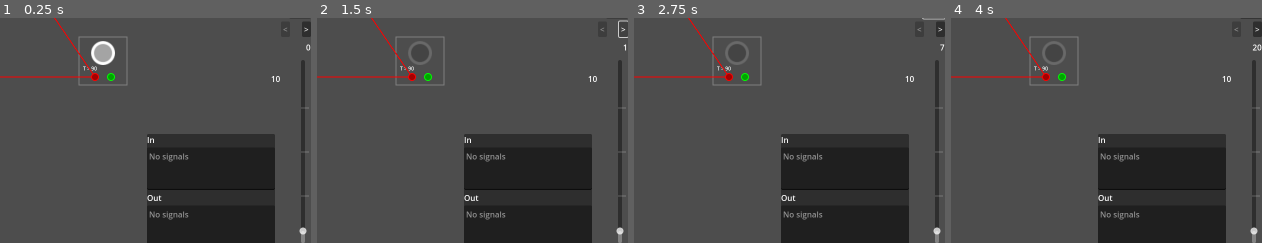
Above: before the commit, frames 1-4 (left to right).
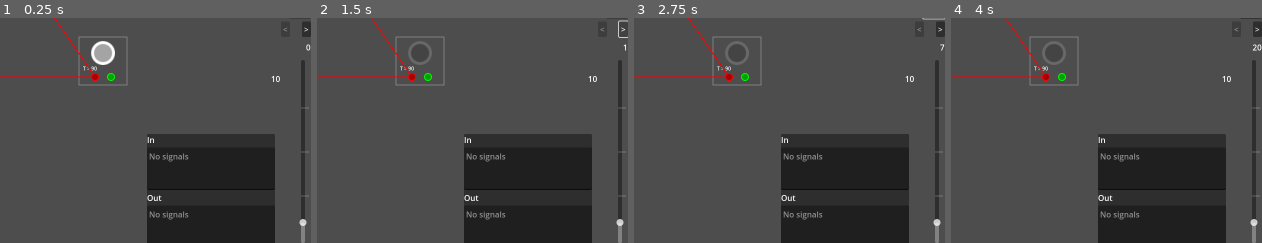
Above: after the commit, the same moments.

Repository: jlaunonen/factsim
Game: Godot game, scene res://main.tscn
Same seed, same stepped clock (60 frames per second), same inputs: the game is played once before the commit and once after it.
Inputs (mouse positions are % of the whole screen's width and height, from its top left):
- Up to frame 1 (0.25 s): no input
- Up to frame 2 (1.5 s): click (92, 11) at 0.52 s; type "Alex" at 0.6 s; click ">" at 1.25 s
- Up to frame 3 (2.75 s): click "auto" at 2 s
- Up to frame 4 (4 s): click "ON" at 2.75 s; click "OFF" at 3.5 s
The pictures show only the part of the screen within x 50-100%, y 48-98%; the shares and areas given below are measured in that part.

The runs differ from the first frame. In frame 1, 0.1% of the frame differs, in the area x 96-99%, y 89-97%; in frame 2, 0.1%; in frame 3, 0.1%; in frame 4, 0.1%.

Commit message:
Fix simulation logging activating randomly
timer.is_stopped() might start to return true after the speed has been
increased, which'll cause log flood. Instead of relying on that, use our
own variable.

- Also limit max speed to 100 for now as the speed is capped to fps.

Diff:
--- a/main.gd
+++ b/main.gd
@@ -47,6 +47,7 @@
 
 
 var _simulated_steps := 0
+var _is_auto_stepping := false
 
 # Called when the node enters the scene tree for the first time.
 func _ready() -> void:
@@ -175,7 +176,7 @@
 		var child = components.get_child(index)
 		child.simulate()
 
-	if timer.wait_time > 0.1 or timer.is_stopped():
+	if timer.wait_time > 0.1 or not _is_auto_stepping:
 		for index in connections.get_child_count():
 			var child = connections.get_child(index)
 			child.dump_values()
@@ -186,6 +187,7 @@
 
 
 func _on_auto_step_toggled(toggled_on: bool) -> void:
+	_is_auto_stepping = toggled_on
 	if toggled_on:
 		timer.start()
 	else:
@@ -195,7 +197,7 @@
 func _on_sim_speed_slider_value_changed(value: float) -> void:
 	var new_timeout := 1.0 / value
 	timer.wait_time = new_timeout
-	if not timer.is_stopped() and (value < 3 or timer.time_left > new_timeout):
+	if _is_auto_stepping and (value < 3 or timer.time_left > new_timeout):
 		timer.stop()
 		timer.start()
 	simulation_speed_label.text = str(round(value * 10.0) / 10.0)
--- a/main.tscn
+++ b/main.tscn
@@ -185,7 +185,6 @@
 grow_horizontal = 0
 grow_vertical = 2
 min_value = 0.1
-max_value = 200.0
 step = 0.1
 value = 10.0
 tick_count = 5
